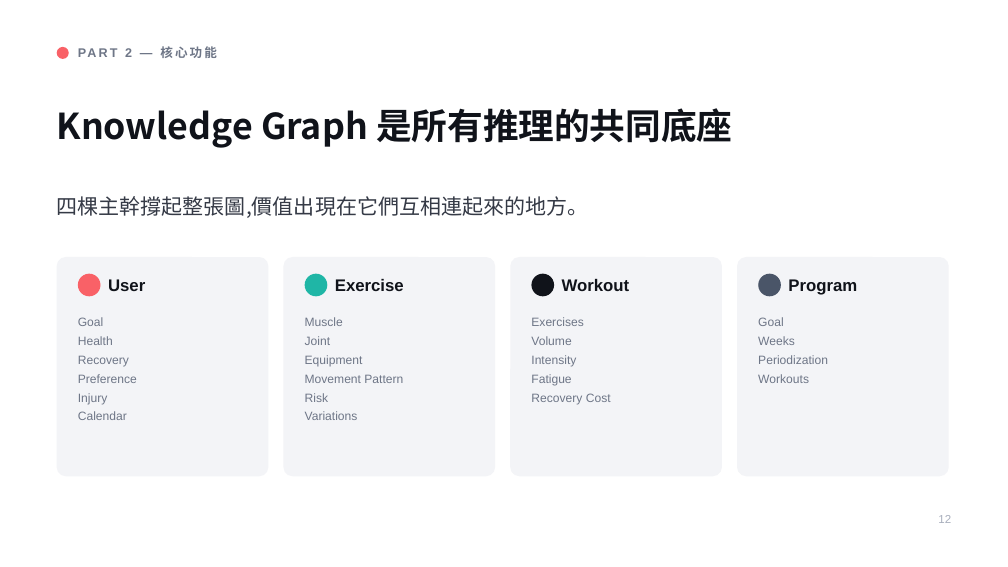
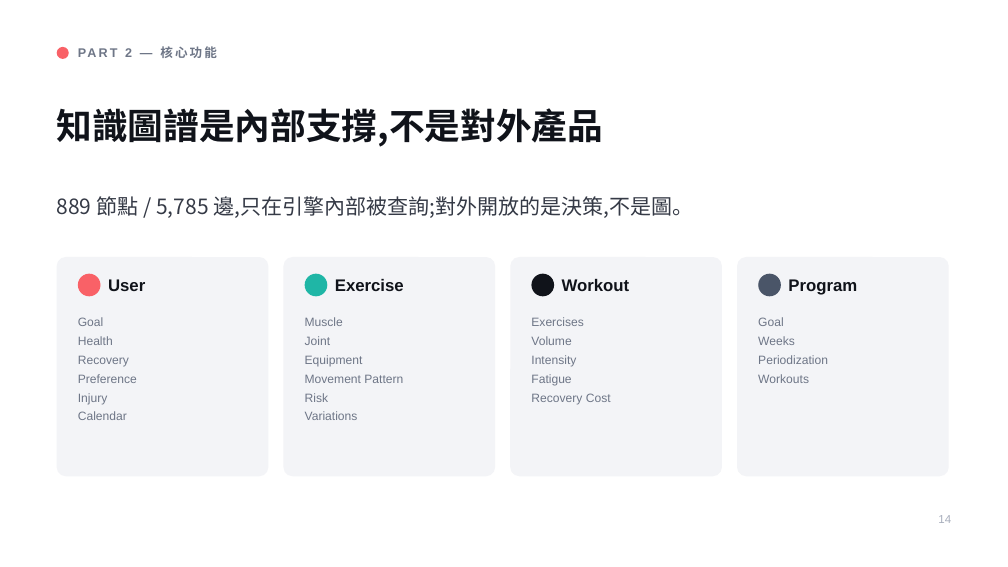
Before and after one commit to henryyeh182/evidra, a slide deck: slide 14 of docs/Fitness-MCP-Product-Vision.pptx (slide 12 before the commit). Drawn at 1008x567 pixels with LibreOffice and Linux fonts; fonts in the diff are those of the drawing. Boxes give left, top, right and bottom in pixels: in the first picture for what was removed or moved away, otherwise in the second. Text is boxed around its words. In the diff, an @@ line names an element or a change of style, - is before the commit and + after.

```diff
--- a/docs/Fitness-MCP-Product-Vision.pptx
+++ b/docs/Fitness-MCP-Product-Vision.pptx
@@ text at [57, 108, 603, 147]: text changed @@
-Knowledge Graph 是所有推理的共同底座
+知識圖譜是內部支撐,不是對外產品
@@ text at [57, 196, 693, 218]: text changed @@
-四棵主幹撐起整張圖,價值出現在它們互相連起來的地方。
+889 節點 / 5,785 邊,只在引擎內部被查詢;對外開放的是決策,不是圖。
@@ text at [938, 515, 951, 523]: text changed @@
-12
+14
```
Also in this commit, not shown: 22 other slides changed, 6 slides added, 3 slides removed.
